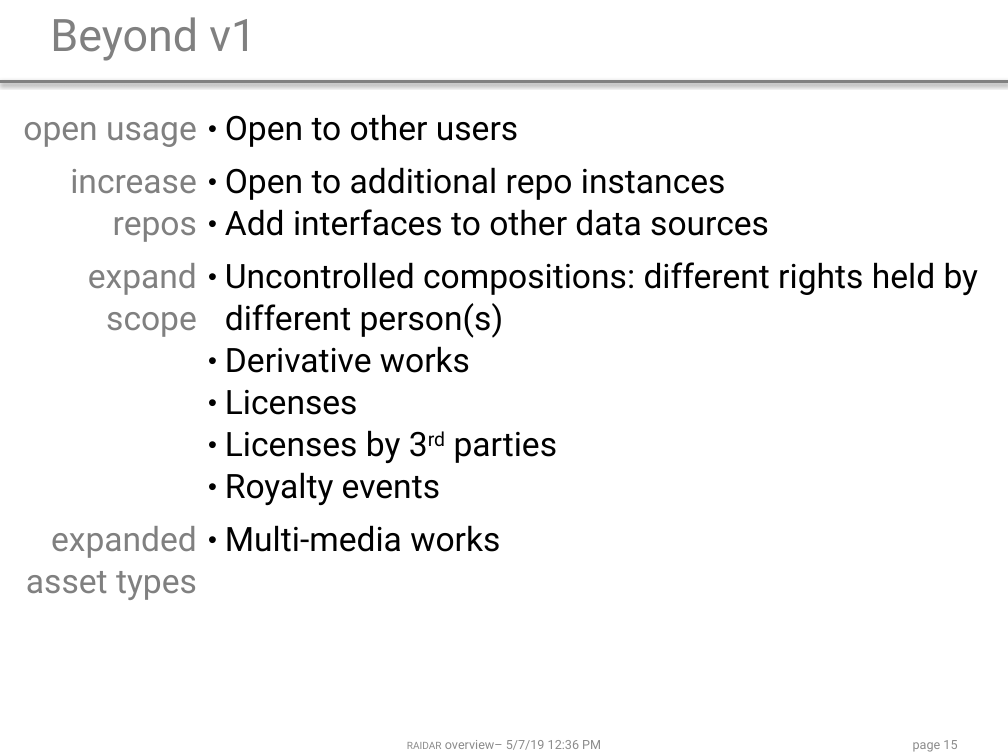
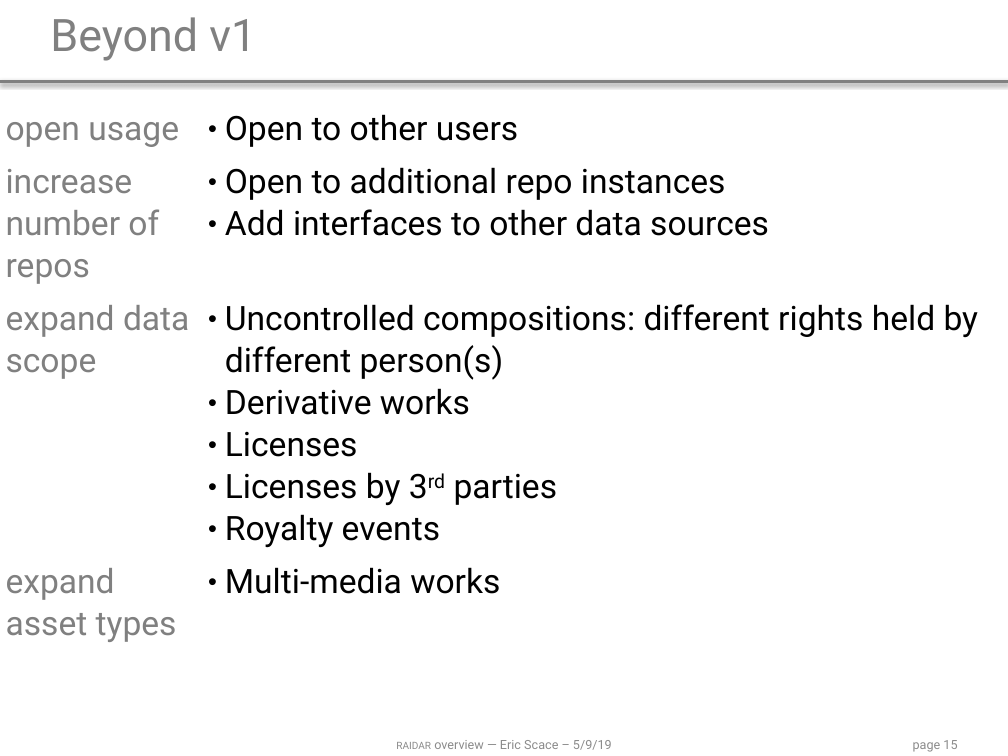
Before and after one commit to ldnovak/RAIDAR, a slide deck: slide 15 of docs/2019 05 10 presentation/2019 05 10 overview.pptx. Drawn at 1008x756 pixels with LibreOffice and Linux fonts; fonts in the diff are those of the drawing. Boxes give left, top, right and bottom in pixels: in the first picture for what was removed or moved away, otherwise in the second. Text is boxed around its words. In the diff, an @@ line names an element or a change of style, - is before the commit and + after.

```diff
--- a/docs/2019 05 10 presentation/2019 05 10 overview.pptx
+++ b/docs/2019 05 10 presentation/2019 05 10 overview.pptx
@@ table at box(0, 101, 1008, 756) @@
-row 2, column 1: increase repos
+row 2, column 1: increase number of repos
-row 3, column 1: expand scope
+row 3, column 1: expand data scope
-row 4, column 1: expanded asset types
+row 4, column 1: expand asset types
@@ alignment right to left @@
@@ text at box(396, 740, 612, 750): text changed @@
-raidar overview– 5/7/19 12:36 PM
+raidar overview — Eric Scace – 5/9/19
```
Also in this commit, not shown: 15 other slides changed.
